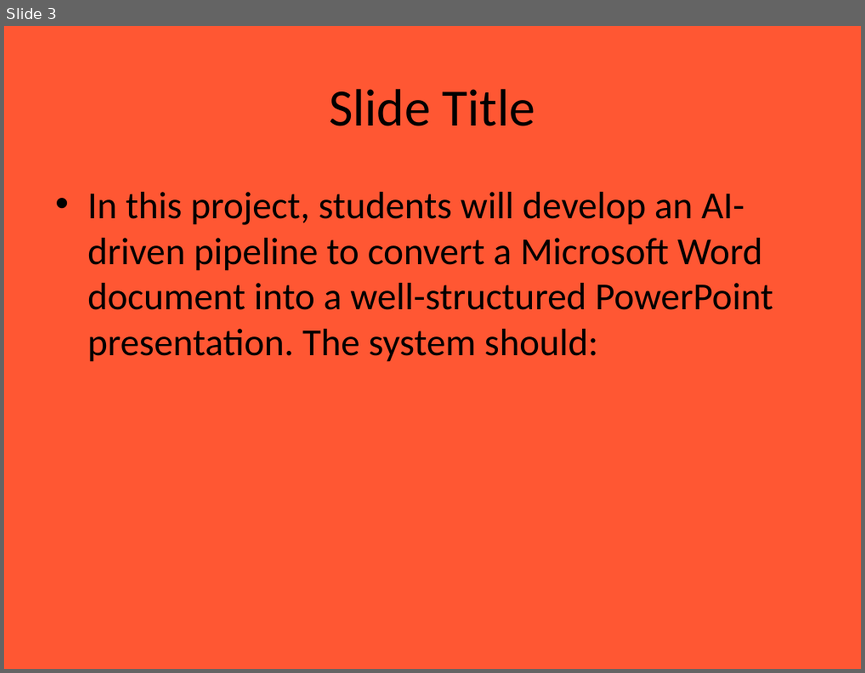
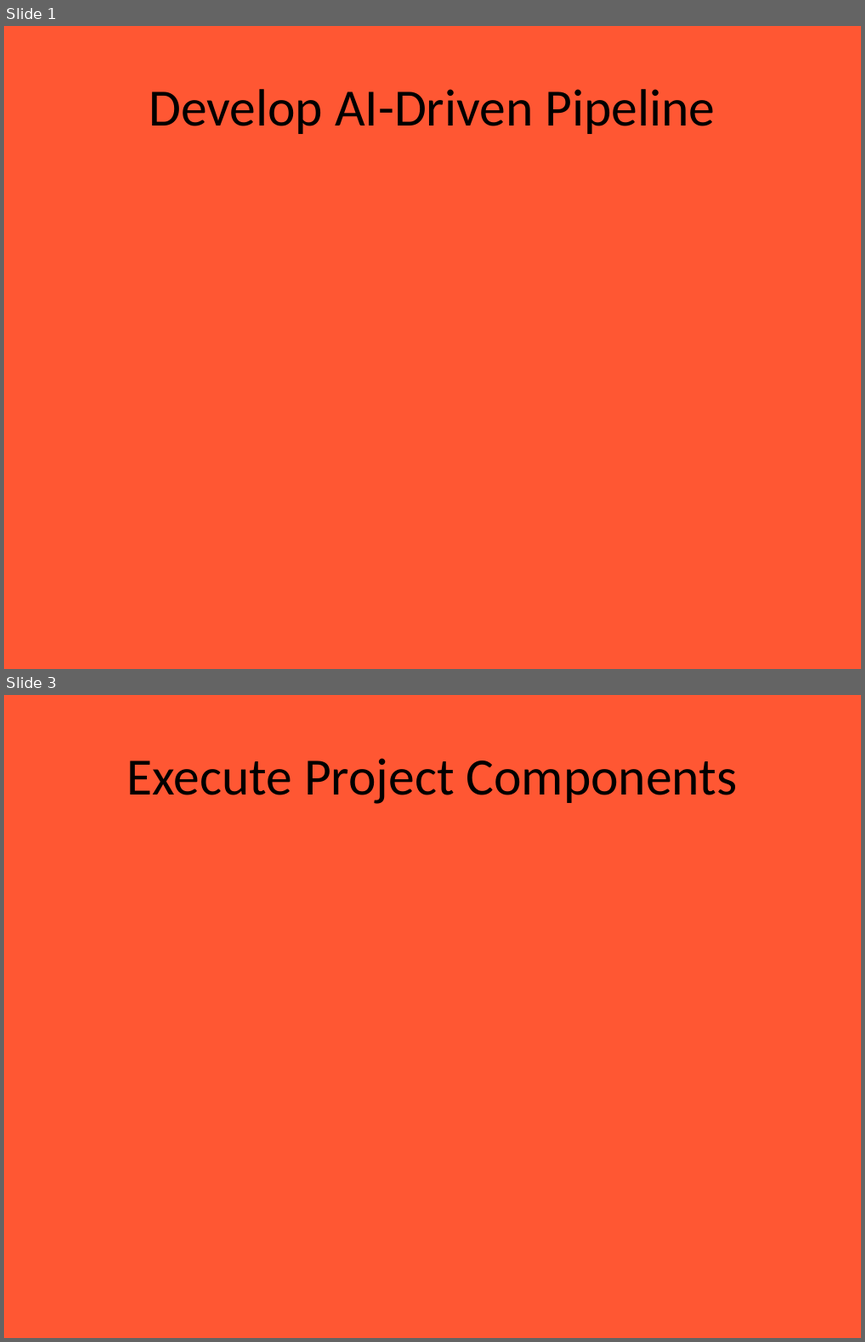
Before and after one commit to Chanyen20/slideCraft, a slide deck: server/uploads/SmartSlideGen.pptx. Shown one above the other, each under a label of ours: slide 3 before the commit, slides 1 and 3 after it; the slides between them are not shown. The pictures are 865x673 and 865x1342 pixels, drawn with LibreOffice and Linux fonts; fonts in the diff are those of the drawing. Boxes give left, top, right and bottom in pixels: in the first picture for what was removed or moved away, otherwise in the second. Text is boxed around its words. In the diff, an @@ line names an element or a change of style, - is before the commit and + after.

```diff
--- a/server/uploads/SmartSlideGen.pptx
+++ b/server/uploads/SmartSlideGen.pptx
@@ slide 3 added at box(4, 695, 861, 1338), background #FF5733 @@
@@ title added at box(126, 758, 738, 804), 44 pt, text #000000 @@
+Execute Project Components
@@ what was slide 3 is now slide 1 @@
@@ slide 1 changed as well @@
@@ title at box(148, 89, 715, 134): text changed @@
-Slide Title
+Develop AI-Driven Pipeline
@@ text removed at box(87, 192, 773, 362) @@
-• In this project, students will develop an AI-driven pipeline to convert a Microsoft Word document into a well-structured PowerPoint presentation. The system should:
```
Also in this commit, not shown: 1 other slide changed, 3 other slides added, 40 slides removed, 2 other files.
